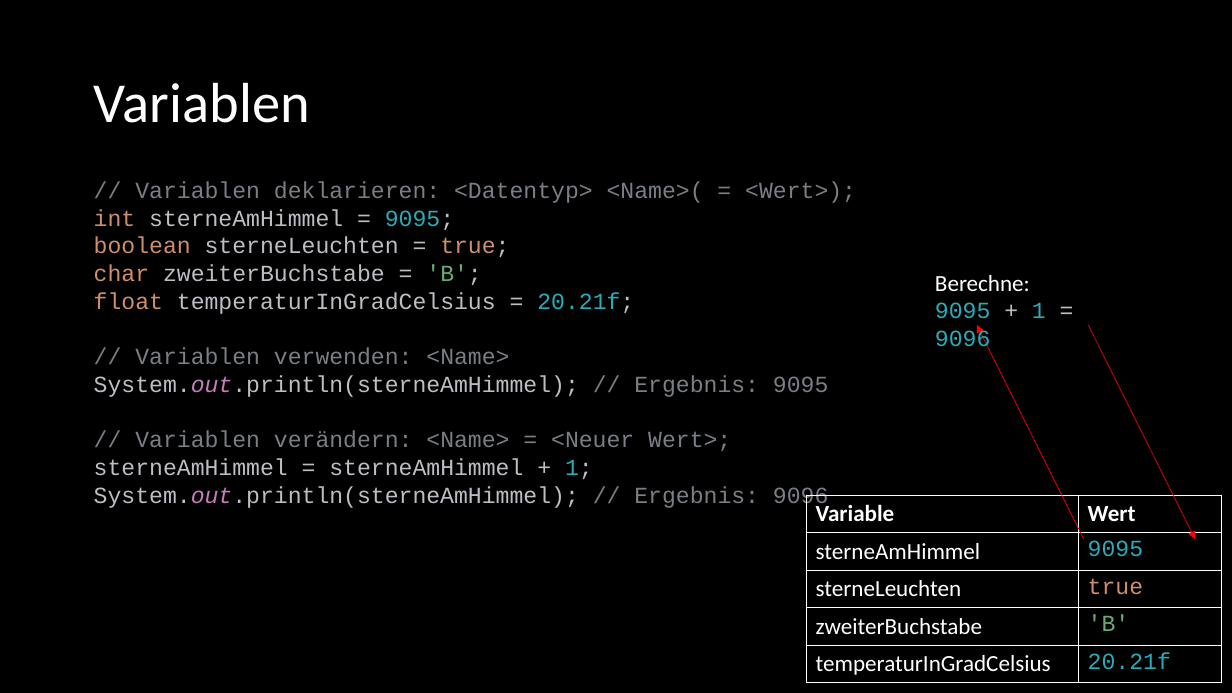
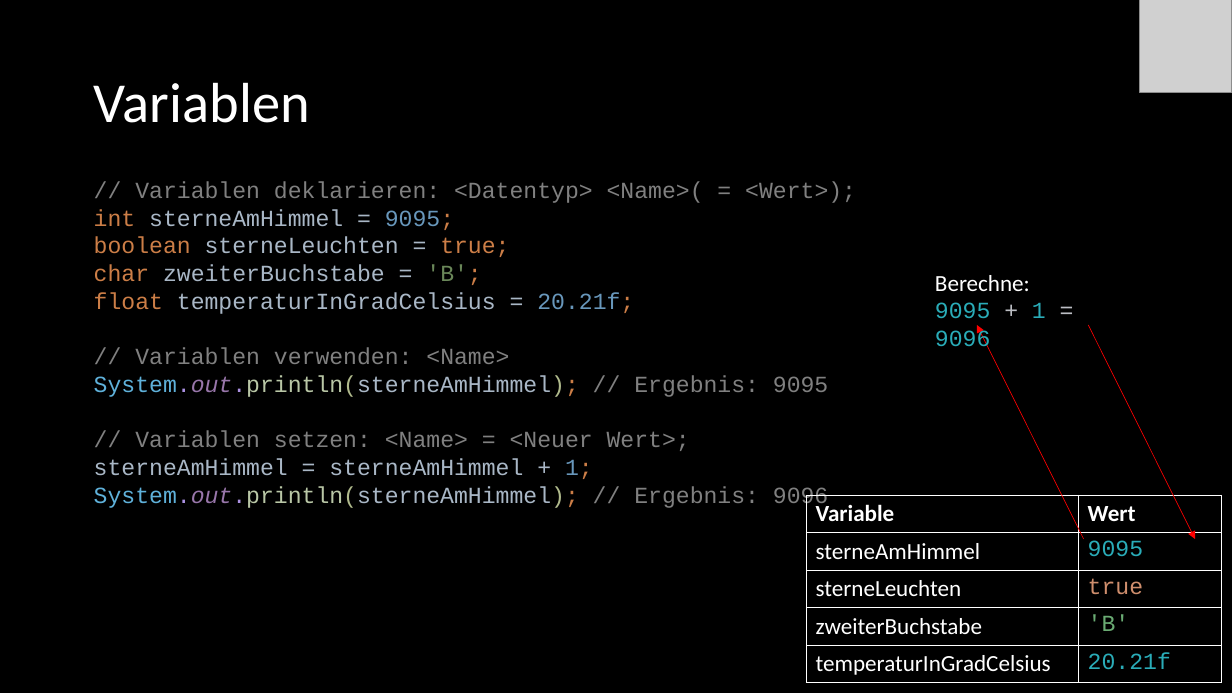
Before and after one commit to Cactusroot/Java, a slide deck: slide 7 of src/Java.pptx. Drawn at 1232x693 pixels with LibreOffice and Linux fonts; fonts in the diff are those of the drawing; grey boxes stand for pictures. Boxes give left, top, right and bottom in pixels: in the first picture for what was removed or moved away, otherwise in the second. Text is boxed around its words. In the diff, an @@ line names an element or a change of style, - is before the commit and + after.

Commit message:
Java-Folien überarbeitet, Start-Text hinzugefügt.

```diff
--- a/src/Java.pptx
+++ b/src/Java.pptx
@@ picture added at [1140, 0, 1232, 92] @@
@@ text at [94, 181, 856, 510]: text changed; text colour #BCBEC4 to #808080 @@
-// Variablen deklarieren: <Datentyp> <Name>( = <Wert>);
-int sterneAmHimmel = 9095;
-boolean sterneLeuchten = true;
-char zweiterBuchstabe = 'B';
-float temperaturInGradCelsius = 20.21f;
-// Variablen verwenden: <Name>
-System.out.println(sterneAmHimmel); // Ergebnis: 9095
-// Variablen verändern: <Name> = <Neuer Wert>;
-sterneAmHimmel = sterneAmHimmel + 1;
-System.out.println(sterneAmHimmel); // Ergebnis: 9096
+// Variablen deklarieren: <Datentyp> <Name>( = <Wert>);
+int sterneAmHimmel = 9095;
+boolean sterneLeuchten = true;
+char zweiterBuchstabe = 'B';
+float temperaturInGradCelsius = 20.21f;
+// Variablen verwenden: <Name>
+System.out.println(sterneAmHimmel); // Ergebnis: 9095
+// Variablen setzen: <Name> = <Neuer Wert>;
+sterneAmHimmel = sterneAmHimmel + 1;
+System.out.println(sterneAmHimmel); // Ergebnis: 9096
```
Also in this commit, not shown: 72 other slides changed, 1 slide added, 4 other files.
